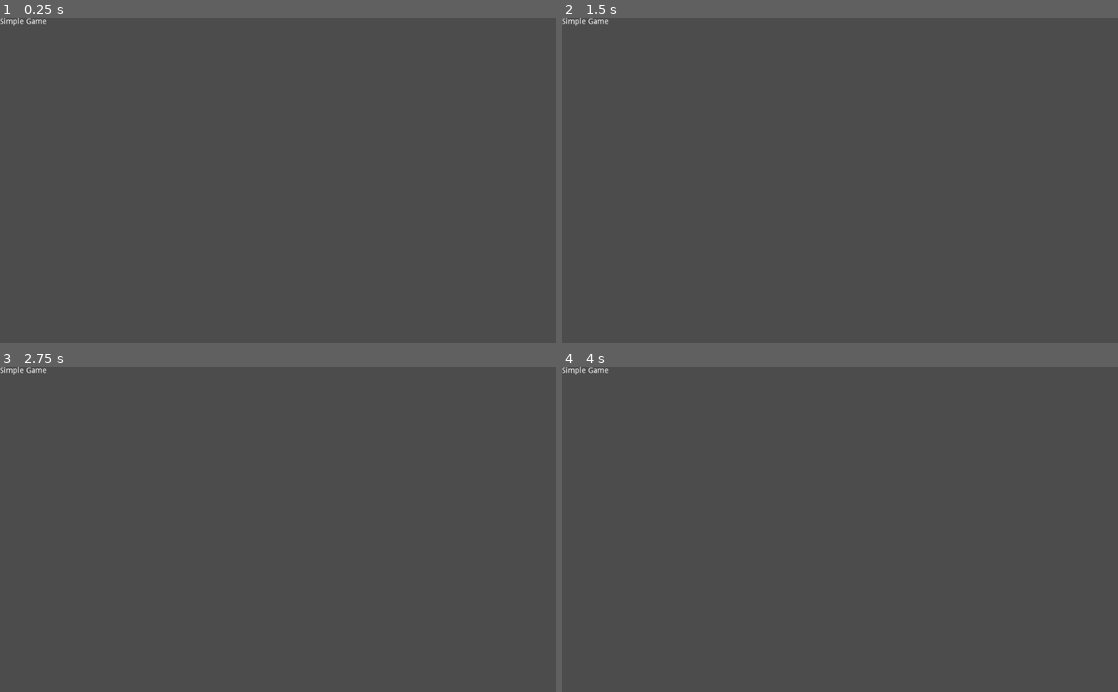
Above: before the commit, frames 1-4 (two rows, left to right).
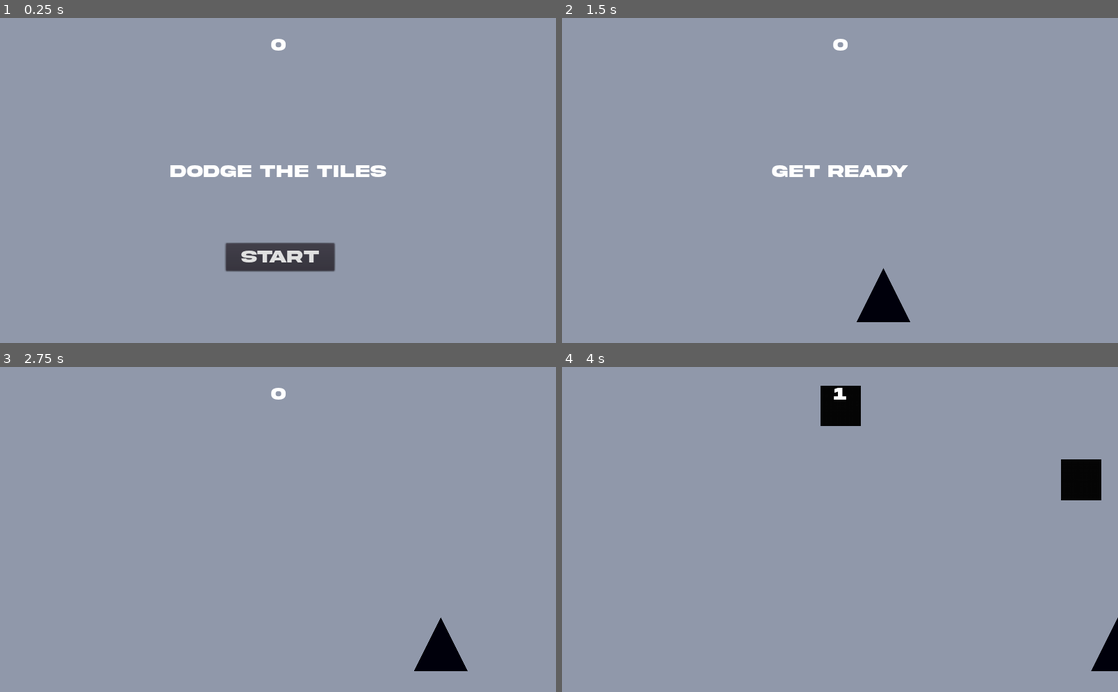
Above: after the commit, the same moments.

Repository: gabelstapler6/WIOS
Game: Godot game, scene res://Scenes/Main.tscn
Two runs of this game, one before a commit and one after it. Both use one fixed random seed, a clock stepped at 60 frames per second and the inputs below. Before the commit the project starts from res://MainMenu.tscn.
Inputs (mouse positions are in pixels of both pictures, inside the frame that each line leads up to):
- Up to frame 1 (0.25 s): no input
- Up to frame 2 (1.5 s): click (840, 258) at 0.5 s, where only the run after the commit has a clickable "Start"; tap Enter at 1.25 s; hold Right (ui_right) from 1.28 s (still down)
- Up to frame 3 (2.75 s): release Right (ui_right) at 2.03 s; hold Down (ui_down) from 2.03 s (still down)
- Up to frame 4 (4 s): release Down (ui_down) at 2.78 s; hold Right (ui_right) 2.78-3.53 s; hold Up (ui_up) from 3.53 s (still down)

The runs differ from the first frame. In frame 1, 99% of the frame differs, in the area x 0-100%, y 0-100%; in frame 2, 100%; in frame 3, 100%; in frame 4, 100%.

Commit message:
finished basic game logic

Diff:
--- a/MainMenu.tscn
+++ /dev/null
@@ -1,7 +0,0 @@
-[gd_scene format=2]
-
-[node name="Game Label" type="Label"]
-text = "Simple Game"
-__meta__ = {
-"_edit_use_anchors_": false
-}
--- /dev/null
+++ b/Scenes/CollisionTile.tscn
@@ -0,0 +1,53 @@
+[gd_scene load_steps=6 format=2]
+
+[ext_resource path="res://img/square.png" type="Texture" id=1]
+[ext_resource path="res://Scenes/script/CollisionTile.gd" type="Script" id=2]
+
+[sub_resource type="SpriteFrames" id=1]
+animations = [ {
+"frames": [ ExtResource( 1 ) ],
+"loop": true,
+"name": "default",
+"speed": 5.0
+} ]
+
+[sub_resource type="RectangleShape2D" id=2]
+extents = Vector2( 37.2364, 37.1815 )
+
+[sub_resource type="GDScript" id=3]
+script/source = "extends VisibilityNotifier2D
+
+
+# Declare member variables here. Examples:
+# var a = 2
+# var b = \"text\"
+
+
+# Called when the node enters the scene tree for the first time.
+func _ready():
+	pass
+
+# Called every frame. 'delta' is the elapsed time since the previous frame.
+#func _process(delta):
+#	pass
+"
+
+[node name="CollisionTile" type="RigidBody2D" groups=[
+"tiles",
+]]
+gravity_scale = 0.0
+script = ExtResource( 2 )
+__meta__ = {
+"_edit_group_": true
+}
+
+[node name="AnimatedSprite" type="AnimatedSprite" parent="."]
+scale = Vector2( 0.131554, 0.131554 )
+frames = SubResource( 1 )
+
+[node name="CollisionShape2D" type="CollisionShape2D" parent="."]
+shape = SubResource( 2 )
+
+[node name="VisibilityNotifier2D" type="VisibilityNotifier2D" parent="."]
+script = SubResource( 3 )
+[connection signal="screen_exited" from="VisibilityNotifier2D" to="." method="_on_VisibilityNotifier2D_screen_exited"]
--- /dev/null
+++ b/Scenes/HUD.tscn
@@ -0,0 +1,56 @@
+[gd_scene load_steps=4 format=2]
+
+[ext_resource path="res://font/Akira Expanded Demo.otf" type="DynamicFontData" id=1]
+[ext_resource path="res://Scenes/script/HUD.gd" type="Script" id=2]
+
+[sub_resource type="DynamicFont" id=1]
+size = 32
+font_data = ExtResource( 1 )
+
+[node name="HUD" type="CanvasLayer"]
+script = ExtResource( 2 )
+
+[node name="ScoreLabel" type="Label" parent="."]
+anchor_right = 1.0
+margin_top = 32.0
+margin_bottom = 100.0
+custom_fonts/font = SubResource( 1 )
+text = "0"
+align = 1
+__meta__ = {
+"_edit_use_anchors_": false
+}
+
+[node name="Message" type="Label" parent="."]
+anchor_top = 0.5
+anchor_right = 1.0
+anchor_bottom = 0.5
+margin_top = -34.0
+margin_bottom = 34.0
+custom_fonts/font = SubResource( 1 )
+text = "Dodge the Tiles"
+align = 1
+autowrap = true
+__meta__ = {
+"_edit_use_anchors_": false
+}
+
+[node name="StartButton" type="Button" parent="."]
+anchor_left = 0.5
+anchor_top = 1.0
+anchor_right = 0.5
+anchor_bottom = 1.0
+margin_left = -96.0
+margin_top = -184.0
+margin_right = 104.0
+margin_bottom = -133.0
+custom_fonts/font = SubResource( 1 )
+text = "Start"
+__meta__ = {
+"_edit_use_anchors_": false
+}
+
+[node name="MessageTimer" type="Timer" parent="."]
+wait_time = 2.0
+[connection signal="pressed" from="StartButton" to="." method="_on_StartButton_pressed"]
+[connection signal="timeout" from="MessageTimer" to="." method="_on_Message_Timer_timeout"]
--- /dev/null
+++ b/Scenes/Main.tscn
@@ -0,0 +1,51 @@
+[gd_scene load_steps=6 format=2]
+
+[ext_resource path="res://Scenes/script/Main.gd" type="Script" id=1]
+[ext_resource path="res://Scenes/Player.tscn" type="PackedScene" id=2]
+[ext_resource path="res://Scenes/CollisionTile.tscn" type="PackedScene" id=3]
+[ext_resource path="res://Scenes/HUD.tscn" type="PackedScene" id=4]
+
+[sub_resource type="Curve2D" id=1]
+_data = {
+"points": PoolVector2Array( 0, 0, 0, 0, 0, 0, 0, 0, 0, 0, 1024, 0 )
+}
+
+[node name="Main" type="Node"]
+script = ExtResource( 1 )
+Tile = ExtResource( 3 )
+
+[node name="ColorRect" type="ColorRect" parent="."]
+anchor_right = 1.0
+anchor_bottom = 1.0
+color = Color( 0.564706, 0.596078, 0.666667, 1 )
+__meta__ = {
+"_edit_use_anchors_": false
+}
+
+[node name="Player" parent="." instance=ExtResource( 2 )]
+scale = Vector2( 0.5, 0.5 )
+
+[node name="MobTimer" type="Timer" parent="."]
+wait_time = 0.5
+
+[node name="ScoreTimer" type="Timer" parent="."]
+
+[node name="StartTimer" type="Timer" parent="."]
+wait_time = 2.0
+one_shot = true
+
+[node name="StartPosition" type="Position2D" parent="."]
+position = Vector2( 512, 512 )
+
+[node name="MobPath" type="Path2D" parent="."]
+curve = SubResource( 1 )
+
+[node name="MobSpawnLocation" type="PathFollow2D" parent="MobPath"]
+
+[node name="HUD" parent="." instance=ExtResource( 4 )]
+[connection signal="body_entered" from="Player" to="Player" method="_on_Player_body_entered"]
+[connection signal="hit" from="Player" to="." method="game_over"]
+[connection signal="timeout" from="MobTimer" to="." method="_on_MobTimer_timeout"]
+[connection signal="timeout" from="ScoreTimer" to="." method="_on_ScoreTimer_timeout"]
+[connection signal="timeout" from="StartTimer" to="." method="_on_StartTimer_timeout"]
+[connection signal="start_game" from="HUD" to="." method="new_game"]
--- /dev/null
+++ b/Scenes/Player.tscn
@@ -0,0 +1,31 @@
+[gd_scene load_steps=5 format=2]
+
+[ext_resource path="res://img/triangle.png" type="Texture" id=1]
+[ext_resource path="res://Scenes/script/Player.gd" type="Script" id=2]
+
+[sub_resource type="SpriteFrames" id=1]
+animations = [ {
+"frames": [ ExtResource( 1 ) ],
+"loop": true,
+"name": "move",
+"speed": 5.0
+} ]
+
+[sub_resource type="ConvexPolygonShape2D" id=2]
+points = PoolVector2Array( 0, -100, -100, 100, 100, 100 )
+
+[node name="Player" type="Area2D"]
+script = ExtResource( 2 )
+__meta__ = {
+"_edit_group_": true
+}
+
+[node name="AnimatedSprite" type="AnimatedSprite" parent="."]
+position = Vector2( 0, -2.21431 )
+scale = Vector2( 0.202, 0.234079 )
+frames = SubResource( 1 )
+animation = "move"
+
+[node name="CollisionShape2D" type="CollisionShape2D" parent="."]
+shape = SubResource( 2 )
+[connection signal="body_entered" from="." to="." method="_on_Player_body_entered"]
--- /dev/null
+++ b/Scenes/script/CollisionTile.gd
@@ -0,0 +1,13 @@
+extends RigidBody2D
+
+export var min_speed = 150
+export var max_speed = 250
+
+
+# Called when the node enters the scene tree for the first time.
+func _ready():
+	pass
+
+
+func _on_VisibilityNotifier2D_screen_exited():
+	queue_free()
--- /dev/null
+++ b/Scenes/script/HUD.gd
@@ -0,0 +1,39 @@
+extends CanvasLayer
+
+signal start_game
+
+
+# Called when the node enters the scene tree for the first time.
+func _ready():
+	pass # Replace with function body.
+
+func show_message(text):
+	$Message.text = text
+	$Message.show()
+	$MessageTimer.start()
+
+
+func show_game_over():
+	show_message("Game Over")
+
+	# wartet bis der Timer zuende ist
+	yield($MessageTimer, "timeout")
+
+	$Message.text = "Dodge the Tiles!"
+	$Message.show()
+
+	yield(get_tree().create_timer(1), "timeout")
+	$StartButton.show()
+
+func update_score(score):
+	$ScoreLabel.text = str(score)
+
+
+
+func _on_Message_Timer_timeout():
+	$Message.hide()
+
+
+func _on_StartButton_pressed():
+	$StartButton.hide()
+	emit_signal("start_game")
--- /dev/null
+++ b/Scenes/script/Main.gd
@@ -0,0 +1,55 @@
+extends Node
+
+
+export (PackedScene) var Tile
+var score
+
+
+# Called when the node enters the scene tree for the first time.
+func _ready():
+	randomize()
+
+
+# Called every frame. 'delta' is the elapsed time since the previous frame.
+#func _process(delta):
+#	pass
+
+
+func game_over():
+	$ScoreTimer.stop()
+	$MobTimer.stop()
+	$HUD.show_game_over()
+	get_tree().call_group("tiles", "queue_free")
+
+func new_game():
+	score = 0
+	$Player.start($StartPosition.position)
+	$StartTimer.start()
+	$HUD.update_score(score)
+	$HUD.show_message("Get Ready")
+
+
+func _on_MobTimer_timeout():
+	$MobPath/MobSpawnLocation.offset = randi()
+
+	var tile = Tile.instance()
+	add_child(tile)
+
+	tile.position = $MobPath/MobSpawnLocation.position
+
+	var direction = $MobPath/MobSpawnLocation.rotation + PI / 2
+
+	tile.linear_velocity = Vector2(direction, rand_range(tile.min_speed, tile.max_speed))
+
+
+func _on_ScoreTimer_timeout():
+	score += 1
+	$HUD.update_score(score)
+	if score > 20:
+		$HUD.show_message("Level up!")
+		$Player.level_up = true
+
+
+func _on_StartTimer_timeout():
+	$MobTimer.start()
+	$ScoreTimer.start()
--- /dev/null
+++ b/Scenes/script/Player.gd
@@ -0,0 +1,58 @@
+extends Area2D
+
+signal hit
+
+
+# export -> damit man in der godot gui speed anfassen kann Einheit pixel/sec
+export var speed = 400
+var screen_size
+
+var level_up = false
+
+
+
+# Called when the node enters the scene tree for the first time.
+func _ready():
+	screen_size = get_viewport_rect().size
+	hide()
+
+
+
+# Called every frame. 'delta' is the elapsed time since the previous frame.
+func _process(delta):
+	var velocity = Vector2() # movement vector
+
+	if Input.is_action_pressed("ui_right"):
+		velocity.x += 1
+	if Input.is_action_pressed("ui_left"):
+		velocity.x -= 1
+
+	if level_up == true:
+		if Input.is_action_pressed("ui_down"):
+			velocity.y += 1
+		if Input.is_action_pressed("ui_up"):
+			velocity.y -= 1
+
+	if velocity.length() > 0:
+		# normalize damit bei gleichzeitigem drücken keine Speedboost entsteht
+		velocity = velocity.normalized() * speed
+		$AnimatedSprite.play()
+	else:
+		$AnimatedSprite.stop()
+
+	# hier wird mit delta multipliziert damit bei fps drop der speed gleich bleibt
+	position += velocity * delta
+	position.x = clamp(position.x, 0, screen_size.x)
+
+
+func start(pos):
+	position = pos
+	show()
+	$CollisionShape2D.disabled = false
+
+
+func _on_Player_body_entered(_body):
+	hide()
+	emit_signal("hit")
+	# collision sicher entfernen
+	$CollisionShape2D.set_deferred("disabled", true)
--- a/project.godot
+++ b/project.godot
@@ -16,8 +16,28 @@
 [application]
 
 config/name="SimpleGame"
-run/main_scene="res://MainMenu.tscn"
+run/main_scene="res://Scenes/Main.tscn"
 config/icon="res://icon.png"
+
+[display]
+
+window/stretch/mode="2d"
+window/stretch/aspect="keep"
+
+[input]
+
+ui_left={
+"deadzone": 0.5,
+"events": [ Object(InputEventKey,"resource_local_to_scene":false,"resource_name":"","device":0,"alt":false,"shift":false,"control":false,"meta":false,"command":false,"pressed":false,"scancode":16777231,"unicode":0,"echo":false,"script":null)
+, Object(InputEventJoypadButton,"resource_local_to_scene":false,"resource_name":"","device":0,"button_index":14,"pressure":0.0,"pressed":false,"script":null)
+ ]
+}
+ui_right={
+"deadzone": 0.5,
+"events": [ Object(InputEventKey,"resource_local_to_scene":false,"resource_name":"","device":0,"alt":false,"shift":false,"control":false,"meta":false,"command":false,"pressed":false,"scancode":16777233,"unicode":0,"echo":false,"script":null)
+, Object(InputEventJoypadButton,"resource_local_to_scene":false,"resource_name":"","device":0,"button_index":15,"pressure":0.0,"pressed":false,"script":null)
+ ]
+}
 
 [rendering]
 
Binary file added: font/Akira Expanded Demo.otf
Binary file added: img/square.png
Not shown, added: img/square.png.import
Binary file added: img/triangle.png
Not shown, added: img/triangle.png.import
Not shown, added: .gitignore
